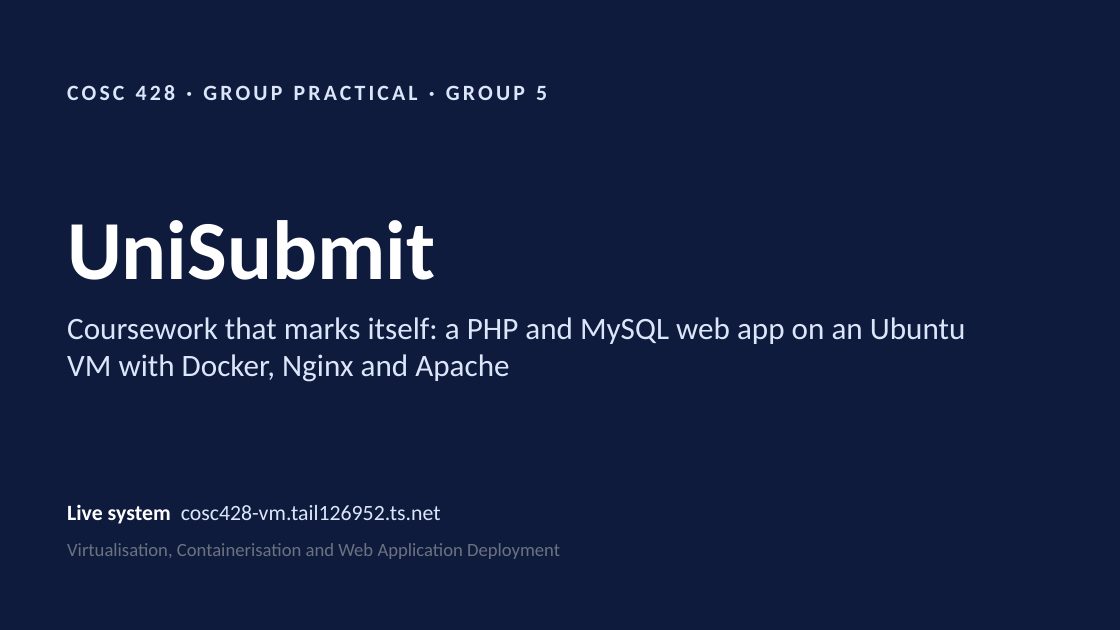
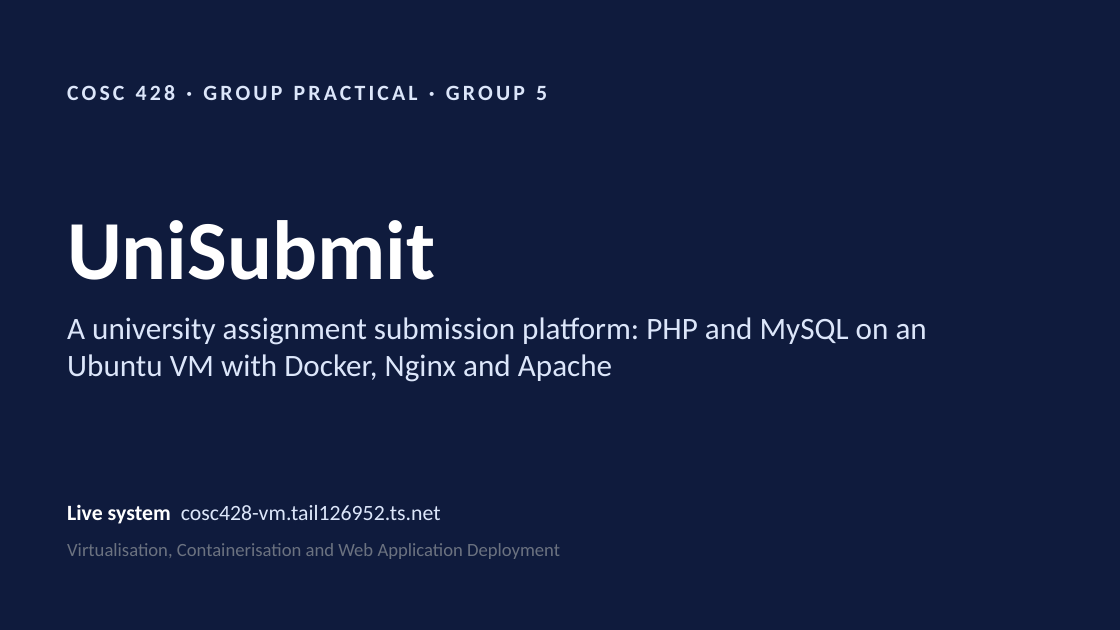
Before and after one commit to IRIR-Java/unisubmit, a slide deck: slide 1 of docs/COSC428_Group5_UniSubmit_Slides.pptx. Drawn at 1120x630 pixels with LibreOffice and Linux fonts; fonts in the diff are those of the drawing. Boxes give left, top, right and bottom in pixels: in the first picture for what was removed or moved away, otherwise in the second. Text is boxed around its words. In the diff, an @@ line names an element or a change of style, - is before the commit and + after.

```diff
--- a/docs/COSC428_Group5_UniSubmit_Slides.pptx
+++ b/docs/COSC428_Group5_UniSubmit_Slides.pptx
@@ text at (67,317,927,382): text changed @@
-Coursework that marks itself: a PHP and MySQL web app on an Ubuntu VM with Docker, Nginx and Apache
+A university assignment submission platform: PHP and MySQL on an Ubuntu VM with Docker, Nginx and Apache
```
Also in this commit, not shown: 9 other slides changed, 3 slides added, 4 slides removed, 30 other files.
